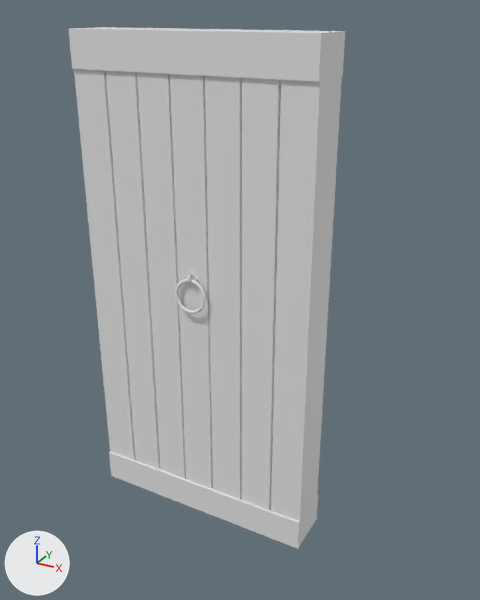
What one commit did to the Blender file app_0.2/assets/models/models/m_porte.blend.
Both versions are drawn from a 50 mm camera at (1.29, -3.28, 3.28) aimed at (-0.53, 0.05, 1.62). Arrows for +X, +Y and +Z are at lower left; the lights stay in place.

Objects in the first picture: 'm_porte', 'm_torus'.
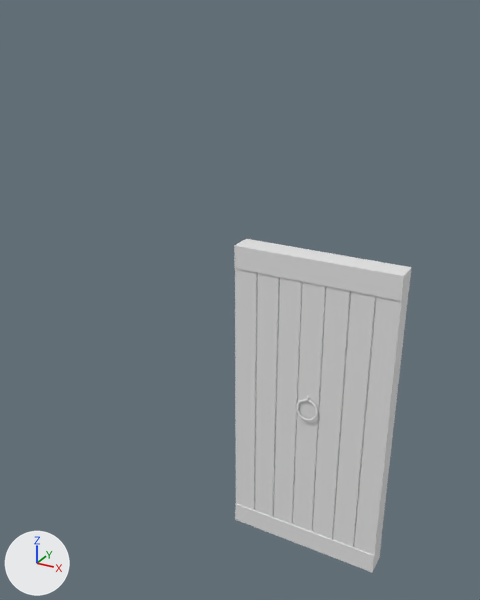
Location of each change, (x1, y1, x2, y2) in pixels of the pictures (480 x 600 px):
'm_porte', moved, rescaled (36% narrower, 36% shorter): before (68, 27, 345, 549); after (234, 239, 412, 572)
'm_torus', moved, rescaled: before (175, 279, 206, 314); after (296, 399, 318, 421)
'm_jointure2', moved, rescaled: before (186, 271, 198, 285); after (304, 395, 312, 403)

Patch to the scene script:
```diff
--- a/app_0.2/assets/models/models/m_porte.blend.py
+++ b/app_0.2/assets/models/models/m_porte.blend.py
@@ ob_m_torus @@
 ob_m_torus = bpy.data.objects.new('m_torus', me_torus_001)
-ob_m_torus.location = (-0.773, 0.2, 1.668)
+ob_m_torus.location = (-0.005, 0.084, 1.048)
 ob_m_torus.rotation_euler = (1.66, 0.0, 0.0)  # degrees (95, 0, 0)
-ob_m_torus.scale = (0.0402, 0.0402, 0.0402)
+ob_m_torus.scale = (0.0258, 0.0258, 0.0184)
 _m = ob_m_torus.modifiers.new('Mirror', 'MIRROR')
@@ ob_m_porte @@
 ob_m_porte = bpy.data.objects.new('m_porte', me_cube)
-ob_m_porte.location = (-0.779, 0.025, 1.588)
-ob_m_porte.scale = (0.779, 0.123, 1.58)
+ob_m_porte.location = (-0.009, 0.004, 0.997)
+ob_m_porte.scale = (0.5, 0.056, 1.02)
 _m = ob_m_porte.modifiers.new('Mirror', 'MIRROR')
```
